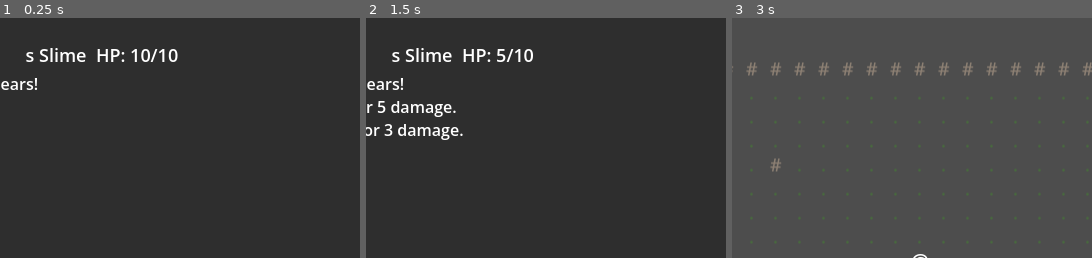
Above: before the commit, frames 1-3 (left to right).
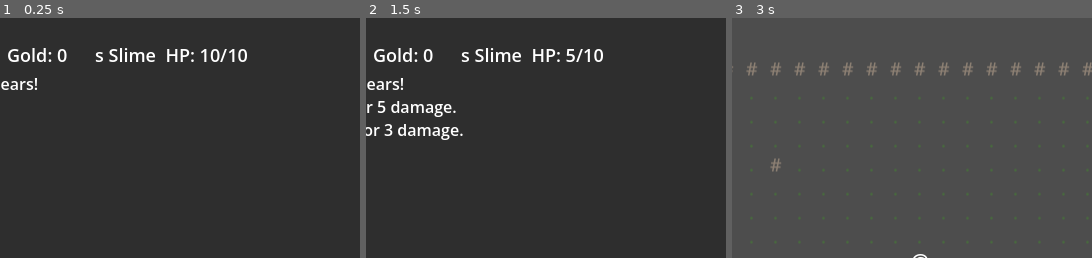
Above: after the commit, the same moments.

Repository: jchans/agent-blank
Game: Godot game, scene res://scenes/Battle.tscn
The game is run twice, just before and just after one commit, with the same random seed, the same clock (stepped at 60 frames per second) and the same inputs. This scene is started directly instead of the project's main scene.
Inputs:
- Up to frame 1 (0.25 s): no input
- Up to frame 2 (1.5 s): click "Attack" at 0.5 s; click "Run" at 1.25 s
- Up to frame 3 (3 s): tap Enter at 2, 2.1 s; hold D 2.03-2.78 s; tap Space at 2.27, 2.75 s; hold S from 2.78 s (still down); tap E at 2.85 s
The pictures show only the part of the screen within x 24-74%, y 0-50%; the shares and areas given below are measured in that part.

The runs differ from the first frame. In frame 1, 1.9% of the frame differs, in the area x 2-69%, y 12-19%; in frame 2, 1.8%; in frame 3, nothing differs.

Commit message:
Add battle gold reward and a second enemy type (Goblin)
GameState.gold is now tracked and persisted (additive to save.json).
Each data/enemies/*.json can set "reward_gold", granted and logged on
a battle win. New goblin.json (16 HP, 5 attack, 8 gold) gives the Guard
NPC's spar offer some real variety alongside the slime. Battle status
line now also shows current gold.

Verified headlessly with a temporary test hook (removed before commit):
goblin's stats load correctly and gold goes from 0 to 8 after a win.

Co-Authored-By: Claude Sonnet 5 <noreply@anthropic.com>
Claude-Session: https://claude.ai/code/session_01HmiigptxmSDHEc1tqMT62E

Diff:
--- /dev/null
+++ b/data/enemies/goblin.json
@@ -0,0 +1,8 @@
+{
+  "id": "goblin",
+  "name": "Goblin",
+  "glyph": "g",
+  "hp": 16,
+  "attack": 5,
+  "reward_gold": 8
+}
--- a/data/enemies/slime.json
+++ b/data/enemies/slime.json
@@ -3,5 +3,6 @@
   "name": "Slime",
   "glyph": "s",
   "hp": 10,
-  "attack": 3
+  "attack": 3,
+  "reward_gold": 3
 }
--- a/dialogues/guard.json
+++ b/dialogues/guard.json
@@ -3,16 +3,22 @@
   "nodes": {
     "greet": {
       "speaker": "Guard",
-      "text": "Want to test your skills? I can summon a training slime.",
+      "text": "Want to test your skills? I can summon something to fight.",
       "choices": [
-        { "text": "Let's spar!", "next": "battle_start" },
+        { "text": "Spar with a slime.", "next": "battle_slime" },
+        { "text": "Spar with a goblin (tougher!).", "next": "battle_goblin" },
         { "text": "Not now.", "next": "end" }
       ]
     },
-    "battle_start": {
+    "battle_slime": {
       "speaker": "Guard",
       "text": "Here it comes!",
       "start_battle": "slime"
+    },
+    "battle_goblin": {
+      "speaker": "Guard",
+      "text": "This one hits harder — good luck!",
+      "start_battle": "goblin"
     },
     "end": {
       "speaker": "",
--- a/scripts/battle.gd
+++ b/scripts/battle.gd
@@ -16,6 +16,7 @@
 var enemy_hp: int = 10
 var enemy_max_hp: int = 10
 var enemy_attack: int = 3
+var enemy_reward_gold: int = 0
 
 var _battle_over: bool = false
 
@@ -45,6 +46,7 @@
 	enemy_hp = parsed.get("hp", 10)
 	enemy_max_hp = enemy_hp
 	enemy_attack = parsed.get("attack", 3)
+	enemy_reward_gold = parsed.get("reward_gold", 0)
 
 
 func _log(line: String) -> void:
@@ -52,8 +54,8 @@
 
 
 func _update_status() -> void:
-	status_label.text = "@ You  HP: %d/%d      %s %s  HP: %d/%d" % [
-		GameState.player_hp, GameState.player_max_hp,
+	status_label.text = "@ You  HP: %d/%d  Gold: %d      %s %s  HP: %d/%d" % [
+		GameState.player_hp, GameState.player_max_hp, GameState.gold,
 		enemy_glyph, enemy_name, enemy_hp, enemy_max_hp,
 	]
 
@@ -66,6 +68,9 @@
 	if enemy_hp == 0:
 		_update_status()
 		_log("%s is defeated! You win." % enemy_name)
+		if enemy_reward_gold > 0:
+			GameState.gold += enemy_reward_gold
+			_log("You found %d gold." % enemy_reward_gold)
 		_end_battle()
 		return
 	GameState.player_hp = max(0, GameState.player_hp - enemy_attack)
--- a/scripts/game_state.gd
+++ b/scripts/game_state.gd
@@ -12,6 +12,7 @@
 var player_max_hp: int = 20
 var player_hp: int = 20
 var player_attack: int = 5
+var gold: int = 0
 
 ## Set by whoever triggers a battle (e.g. DialogueManager on a "start_battle"
 ## node) right before changing to Battle.tscn; Battle reads it in _ready().
@@ -41,6 +42,7 @@
 		"player_hp": player_hp,
 		"player_max_hp": player_max_hp,
 		"player_attack": player_attack,
+		"gold": gold,
 	}))
 	file.close()
 
@@ -58,3 +60,4 @@
 		player_hp = parsed.get("player_hp", player_hp)
 		player_max_hp = parsed.get("player_max_hp", player_max_hp)
 		player_attack = parsed.get("player_attack", player_attack)
+		gold = parsed.get("gold", gold)
Not shown, changed: PROGRESS.md
